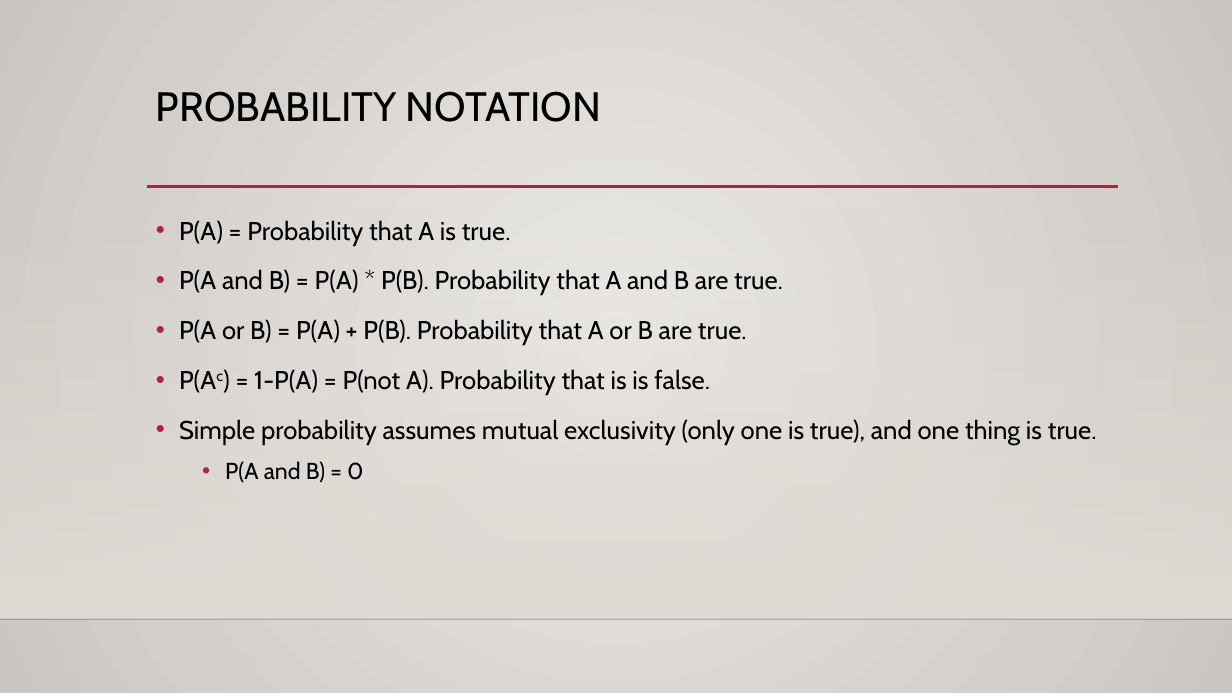
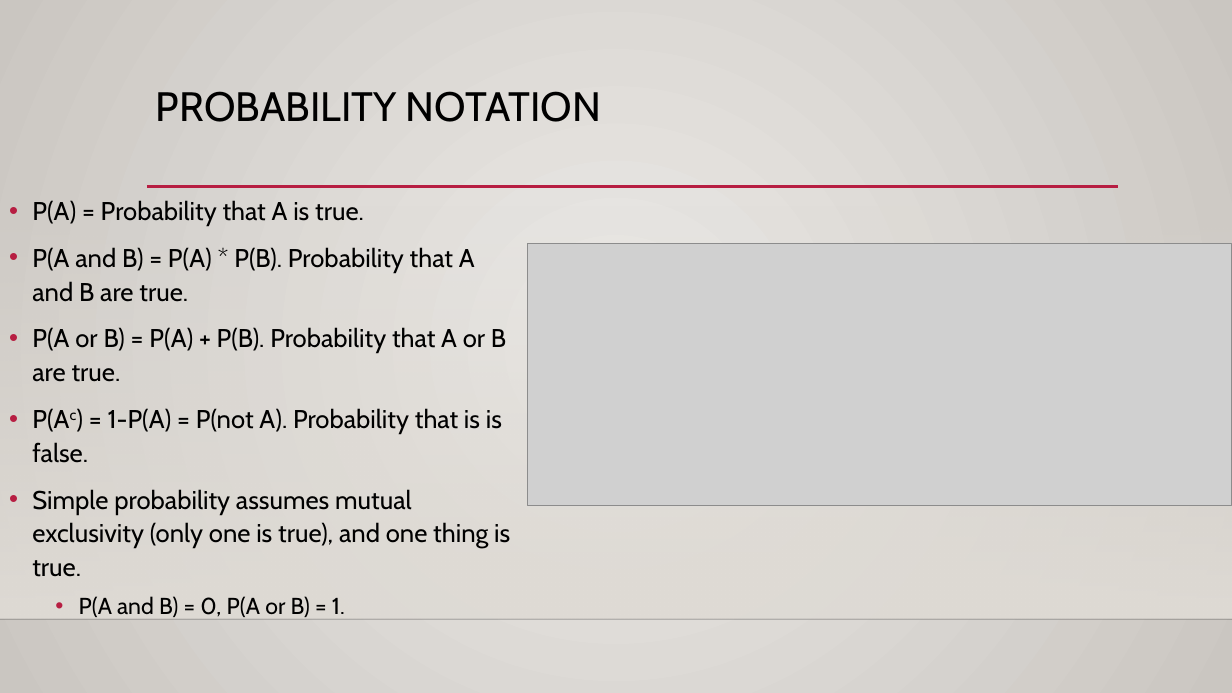
Before and after one commit to AkeemSemperDataScience/Basic_Stats_in_Python_Student_Repository, a slide deck: slide 11 of reference_material/slides/013_Probability_and_Bayes.pptx (slide 8 before the commit). Drawn at 1232x693 pixels with LibreOffice and Linux fonts; fonts in the diff are those of the drawing; grey boxes stand for pictures; background and template pictures are left out. Boxes give left, top, right and bottom in pixels: in the first picture for what was removed or moved away, otherwise in the second. Text is boxed around its words. In the diff, an @@ line names an element or a change of style, - is before the commit and + after.

```diff
--- a/reference_material/slides/013_Probability_and_Bayes.pptx
+++ b/reference_material/slides/013_Probability_and_Bayes.pptx
@@ text "P(A) = Probability that A ...": place and size @@
-text "P(A) = Probability that A ..." at (179,220,1097,482)
+text "P(A) = Probability that A ..." at (32,200,510,620)
@@ text at (32,200,510,577): line spacing 1.2 to 1.1 @@
@@ picture added at (528,244,1232,506) @@
@@ text at (79,596,345,620): text changed @@
-  • P(A and B) = 0
+  • P(A and B) = 0, P(A or B) = 1.
```
Also in this commit, not shown: 15 other slides changed, 13 slides added, 1 slide removed.
